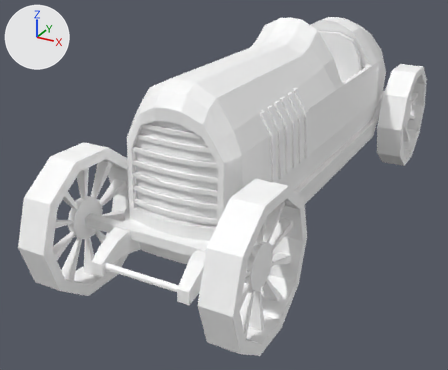
The FBX model Examen Game GMD4A/Assets/Art/Models/racing car/racing_car_3_car.fbx as it was, and as the next commit left it.
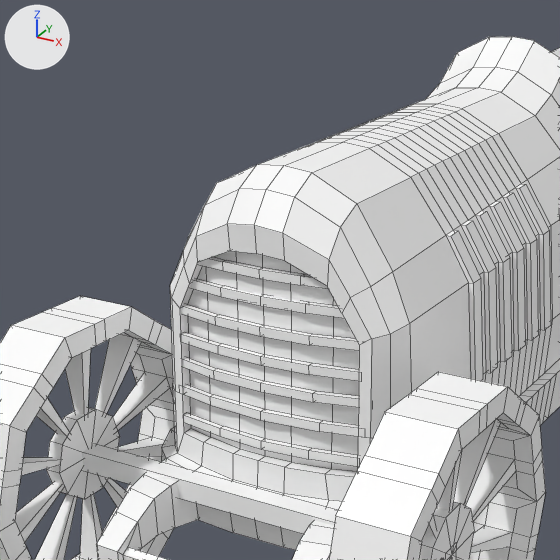
Each version appears first whole from a 50 mm lens placed at (1.294, -3.201, 1.564), pointed at (-0.215, -0.457, 0.193), and next in a close-up on the part from 10% to 70% of the width and 0% to 73% of the height. The lights are fixed; the arrows at upper left show +X, +Y and +Z. The close-ups show mesh edges as thin lines. Where no turn or scale is listed for an object, it has been applied to the vertices.

Script lines for the objects in view, before the commit:
```python
me_mesh = bpy.data.meshes.new('Mesh')
me_mesh.from_pydata(...)  # 262 vertices, 270 faces; spans x -0.069..0.069, y -0.332..0.332, z -0.317..0.317
me_mesh.materials.append(mat_lambert3)  # its picture is missing
me_mesh_002 = bpy.data.meshes.new('Mesh.002')
me_mesh_002.from_pydata(...)  # 262 vertices, 270 faces; spans x -0.069..0.069, y -0.333..0.333, z -0.318..0.318
me_mesh_002.materials.append(mat_lambert3)  # its picture is missing
me_mesh_004 = bpy.data.meshes.new('Mesh.004')
me_mesh_004.from_pydata(...)  # 1075 vertices, 1057 faces; spans x -0.44..0.44, y -1.54..1.35, z 0.21..1.06
me_mesh_004.materials.append(mat_lambert3)  # its picture is missing
ob_car_racing_livery_3 = bpy.data.objects.new('Car_racing_livery_3', me_mesh_004)
ob_car_racing_livery_3.location = (0.0, 0.0, 0.0)
ob_wheel_front_left = bpy.data.objects.new('wheel_front_left', me_mesh)
ob_wheel_front_left.location = (0.421, -1.346, 0.324)
ob_wheel_front_right = bpy.data.objects.new('wheel_front_right', me_mesh_002)
ob_wheel_front_right.location = (-0.421, -1.346, 0.324)
```
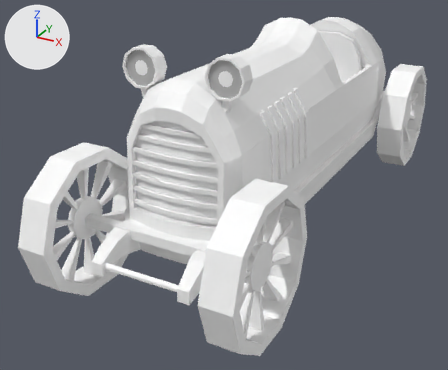
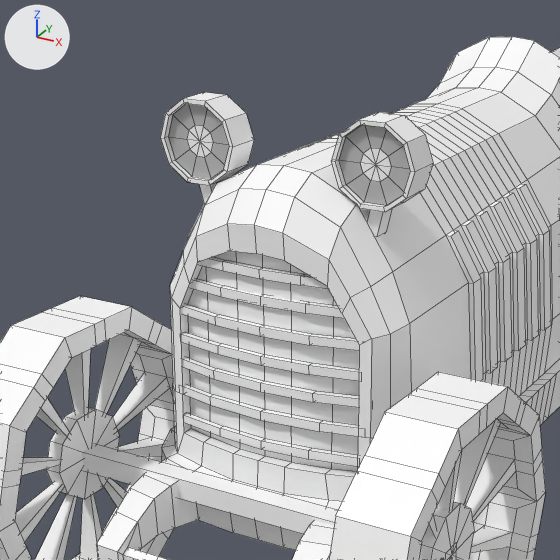
What differs and where, as boxes [x1, y1, x2, y2] in the close-ups (560 x 560 px):
'Car_Racing_Lamp', added: after [160, 92, 433, 236]
    faces in mat_lambert3 (its picture is missing): [160, 92, 433, 236]
    faces in mat_lambert4 (grey #bcbcbc): [168, 104, 410, 206]

Patch to the scene script:
```diff
--- a/Examen Game GMD4A/Assets/Art/Models/racing car/racing_car_3_car.fbx.py
+++ b/Examen Game GMD4A/Assets/Art/Models/racing car/racing_car_3_car.fbx.py
@@ mat_lambert4 @@
+mat_lambert4 = principled_material('lambert4')
+mat_lambert4.base_color = (0.5, 0.5, 0.5)  # grey #bcbcbc
@@ me_mesh_005 @@
+me_mesh_005.from_pydata(...)  # 148 vertices, 164 faces; spans x -0.279..0.279, y -0.059..0.059, z -0.137..0.137
+# faces by material slot: [144, 20]
+me_mesh_005.materials.append(mat_lambert3)  # its picture is missing
+me_mesh_005.materials.append(mat_lambert4)  # grey #bcbcbc
@@ ob_car_racing_lamp @@
+ob_car_racing_lamp = bpy.data.objects.new('Car_Racing_Lamp', me_mesh_005)
+ob_car_racing_lamp.location = (0.0, -1.141, 0.936)
```
